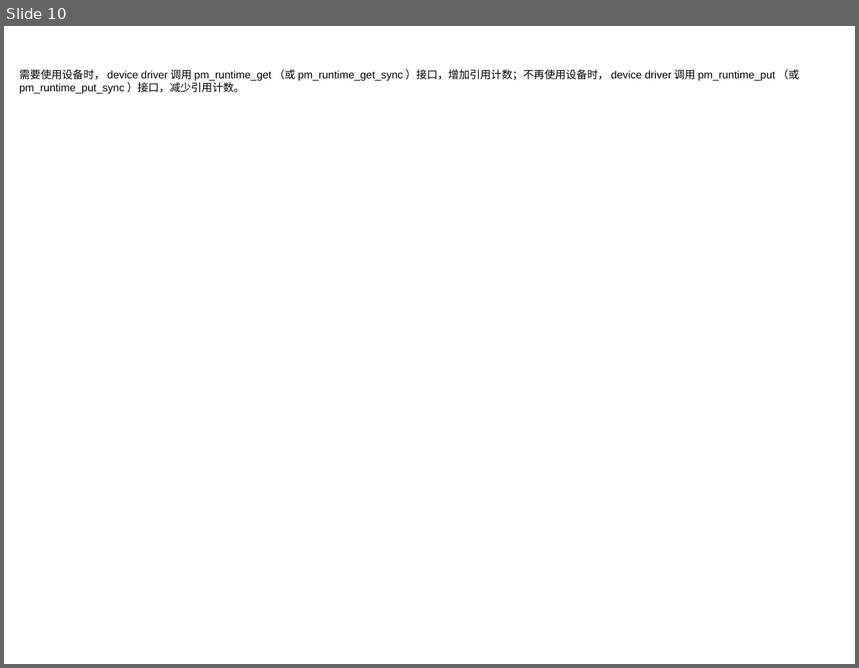
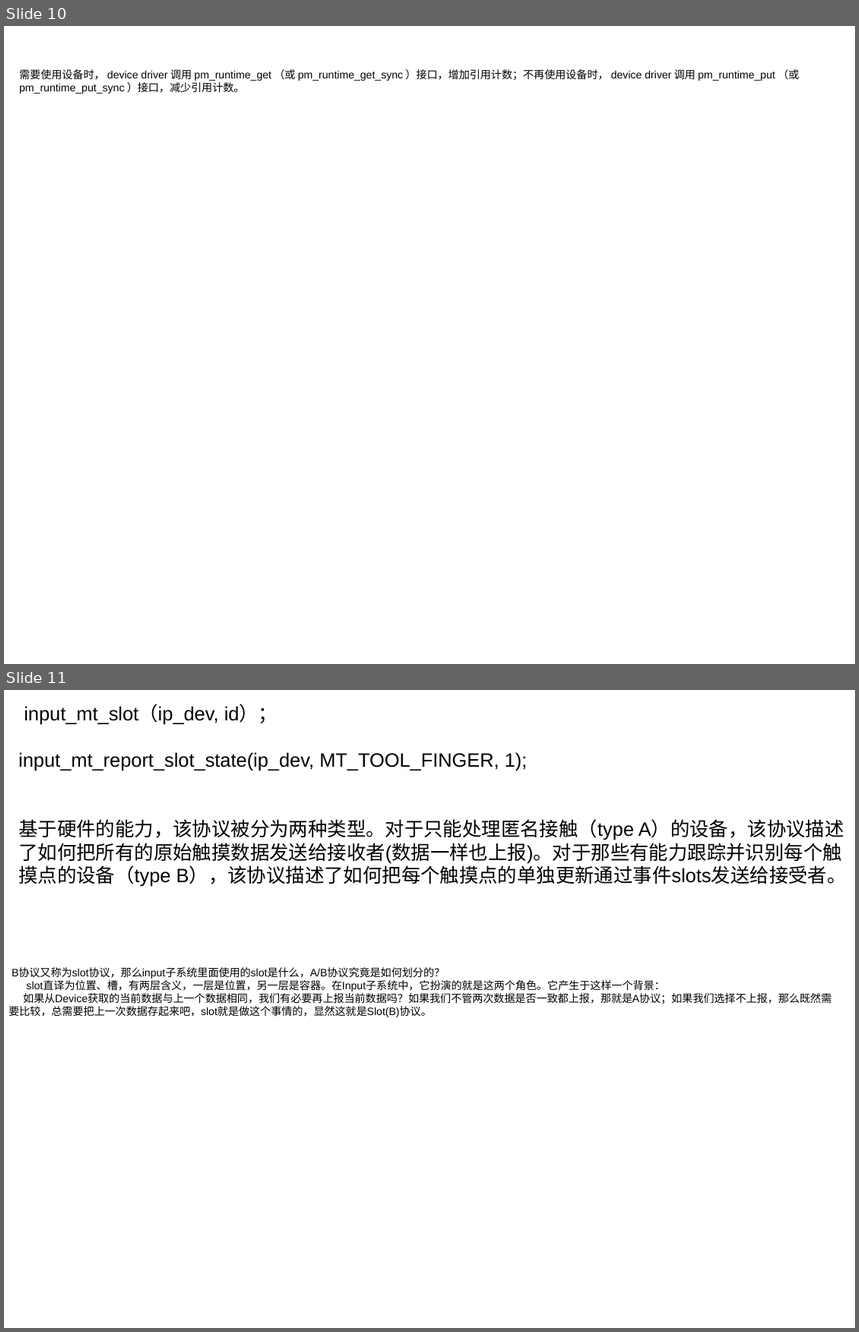
Before and after one commit to liyingfei142118/linux_drivers, a slide deck: 修改.odp. Shown one above the other, each under a label of ours: slide 10 before the commit, slides 10 and 11 after it. The pictures are 859x668 and 859x1332 pixels, drawn with LibreOffice and Linux fonts; fonts in the diff are those of the drawing. Boxes give left, top, right and bottom in pixels: in the first picture for what was removed or moved away, otherwise in the second. Text is boxed around its words. In the diff, an @@ line names an element or a change of style, - is before the commit and + after.

```diff
--- a/修改.odp
+++ b/修改.odp
@@ slide 11 added at (4, 690, 855, 1328), background #FFFFFF @@
@@ text added at (18, 705, 847, 887), 18 pt, text #000000 @@
+input_mt_slot（ip_dev, id）；
+input_mt_report_slot_state(ip_dev, MT_TOOL_FINGER, 1);
+基于硬件的能力，该协议被分为两种类型。对于只能处理匿名接触（type A）的设备，该协议描述了如何把所有的原始触摸数据发送给接收者(数据一样也上报)。对于那些有能力跟踪并识别每个触摸点的设备（type B），该协议描述了如何把每个触摸点的单独更新通过事件slots发送给接受者。
@@ text added at (9, 968, 832, 1018), 10 pt, text #000000 @@
+B协议又称为slot协议，那么input子系统里面使用的slot是什么，A/B协议究竟是如何划分的？
+slot直译为位置、槽，有两层含义，一层是位置，另一层是容器。在Input子系统中，它扮演的就是这两个角色。它产生于这样一个背景：
+如果从Device获取的当前数据与上一个数据相同，我们有必要再上报当前数据吗？如果我们不管两次数据是否一致都上报，那就是A协议；如果我们选择不上报，那么既然需要比较，总需要把上一次数据存起来吧，slot就是做这个事情的，显然这就是Slot(B)协议。
```
Also in this commit, not shown: 1 other slide added, 3 other files.
